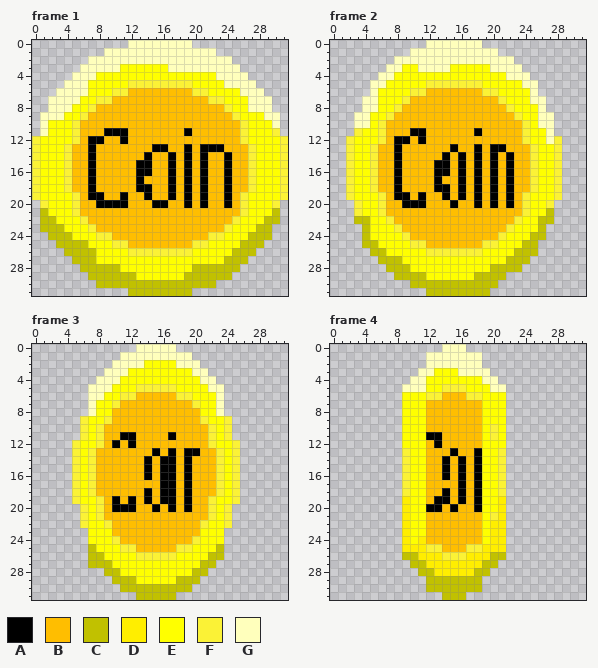
Pixel-art file, stored at Assets/Sprites/ase files/Coin.ase. The first picture shows the starting point.
32x32 pixels, 15 frames. Shown: frame 1, frame 2, frame 3, frame 4. The commit also changed other frames, which this record leaves out.
Palette (. is transparent): A #000000  B #ffbe00  C #c1c100  D #ffee00  E #ffff00  F #fbf236  G #ffffbc
Pixels before, frame 1, first column x 0:
 0 ............GGGGGGGG............
 1 .........GGGGGGGGGGGGGG.........
 2 .......GGGGGGGGGGGGGGGGGG.......
 3 ......GGGGGEEEEEEGGGGGGGGG......
 4 .....GGGEEEEEEEEEEEEEEEGGGG.....
 5 ....GGGEEEEEFFFFFFFFEEEEGGGG....
 6 ...GGGGEEEFFBBBBBBBBFFEEEEGGG...
 7 ..GGGGEEFFBBBBBBBBBBBBFFEEEGGG..
 8 ..GGGEEFBBBBBBBBBBBBBBBBFEEGGG..
 9 .GGGEEFBBBBBBBBBBBBBBBBBBFEEEGG.
10 .GEEEFBBBBBBBBBBBBBBBBBBBBFEEEG.
11 .GEEEFBBBAAABBBBBBBABBBBBBFEEEF.
12 FEEEEFBAABBABBBBBBBBBBBBBBFEEEEF
13 FEEEFBBABBBBBBBAABBABAAABBBFEEEF
14 FEEEFBBABBBBBBABBABABABBABBFEEEF
15 FEEEFBBABBBBBAABBABABABBABBFEEEF
16 FEEEFBBABBBBBAABBABABABBABBFEEEF
17 FEEEFBBABBBBBABBBABABABBABBFEEEF
18 FEEEFBBABBBBBAABBABABABBABBFEEEF
19 FEEEEFBAABBABBABBABABABBABFEEEEF
20 .FEEEFBBAAAABBBAABBABABBABFEEEF.
21 .CEEEFBBBBBBBBBBBBBBBBBBBBFEEEC.
22 .CCEEEFBBBBBBBBBBBBBBBBBBFEEECC.
23 .CCCEEEFBBBBBBBBBBBBBBBBFEEECC..
24 ..CCCEEEFFBBBBBBBBBBBBFFEEECCC..
25 ...CCCCEEEFFBBBBBBBBFFEEEECCC...
26 ....CCCCEEEEFFFFFFFFEEEEECCC....
27 .....CCCEEEEEEEEEEEEEEEECCC.....
28 ......CCCCCEEEEEEEEECCCCCC......
29 .......CCCCCCEEEEEECCCCCC.......
30 ........CCCCCCCCCCCCCCC.........
31 ............CCCCCCCC............
Pixels before, frame 2, first column x 2:
 0 ..........GGGGGGG..........
 1 ........GGGGGGGGGGG........
 2 ......GGGGGGGGGGGGGGG......
 3 .....GGEEGGGGEEEEEGGGG.....
 4 ....GGEEEEEEEEEEEEEEGGG....
 5 ...GGEEEEEFFFFFFFEEEEEGG...
 6 ...GEEEEFFBBBBBBBFFEEEEG...
 7 ..GGEEEFBBBBBBBBBBBFEEEGG..
 8 ..GGEEFBBBBBBBBBBBBBFEEEG..
 9 .GGEEFBBBBBBBBBBBBBBBFEEGG.
10 .GGEFBBBBBBBBBBBBBBBBBFEGG.
11 .FEEFBBBAABBBBBBABBBBBFEEG.
12 FEEEFBAABABBBBBBBBBBBBFEEGF
13 FEEFBBABBBBBBABBABAABBBFEEF
14 FEEFBBABBBBBABABABABABBFEEF
15 FEEFBBABBBBAABABABABABBFEEF
16 FEEFBBABBBBAABABABABABBFEEF
17 FEEFBBABBBBABBABABABABBFEEF
18 FEEFBBABBBBAABABABABABBFEEF
19 FEEEFBAABABBABABABABABFEEEF
20 .FEEFBBAAABBBABBABABABFEEF.
21 .FEEFBBBBBBBBBBBBBBBBBFEEC.
22 .CCEEFBBBBBBBBBBBBBBBFEECC.
23 ..CEEEFBBBBBBBBBBBBBFEEEC..
24 ..CEEEEFBBBBBBBBBBBFEEECC..
25 ..CCEEEEFFBBBBBBBFFEEECC...
26 ...CCEEEEEFFFFFFFEEEECCC...
27 ....CCCEEEEEEEEEEEEECCC....
28 .....CCCEEEEEEEEEECCCC.....
29 ......CCCCEEEEEECCCC.......
30 ........CCCCCCCCCCC........
31 ..........CCCCCCCC.........
Pixels before, frame 3, first column x 5:
 0 ........GGGGG........
 1 ......GGGGGGGGG......
 2 .....GGGGEEEEGGG.....
 3 ....GGGEEEEEEEEGG....
 4 ...GGGEEEEEEEEEEGG...
 5 ..GGGEEEFFFFFEEEEGG..
 6 ..GGEEFFBBBBBFFEEEG..
 7 ..GEEFBBBBBBBBBFEEG..
 8 ..GEEBBBBBBBBBBBEEG..
 9 .FEEFBBBBBBBBBBBFEEF.
10 .FEFBBBBBBBBBBBBBFEF.
11 .FEFBBAABBBBABBBBFEF.
12 FEEFBABABBBBBBBBBFEEF
13 FEFBBBBBBBABABAABBFEF
14 FEFBBBBBBABAABABBBFEF
15 FEFBBBBBBABAABABBBFEF
16 FEFBBBBBBABAABABBBFEF
17 FEFBBBBBBBBAABABBBFEF
18 FEFBBBBBBABAABABBBFEF
19 FEEFBABABABAABABBFEEF
20 .FEFBAAABBABABABBFEF.
21 .FEFBBBBBBBBBBBBBFEF.
22 .FEEFBBBBBBBBBBBFEEF.
23 ..EEEBBBBBBBBBBBEEE..
24 ..EEEFBBBBBBBBBFEEE..
25 ..CEEEFFBBBBBFFEEEC..
26 ..CCEEEEFFFFFEEEECC..
27 ..CCCEEEEEEEEEEECC...
28 ....CCEEEEEEEEECC....
29 .....CCCEEEEECCC.....
30 ......CCCCCCCCC......
31 ........CCCCC........
Pixels before, frame 4, first column x 9:
 0 .....GGG.....
 1 ...GGGGGGG...
 2 ...GGGGGGG...
 3 ..GGEEEGGGG..
 4 .GGEEEEEEEGG.
 5 GGGEEFFFEEEGG
 6 EEEFFBBBFFEEE
 7 EEEBBBBBBBEEE
 8 EEEBBBBBBBEEE
 9 EEEBBBBBBBEEE
10 EEEBBBBBBBEFE
11 EEEAABBBBBEFE
12 EEEBABBBBBEEE
13 FEEBBBABBAEEF
14 FEEBBABABAEEF
15 FEEBBABABAEEF
16 FEEBBABABAEEF
17 FEEBBBBABAEEF
18 FEEBBABABAEEF
19 DEEBAABABAEED
20 DEEAABABBAEED
21 DEEBBBBBBBEFD
22 DEEBBBBBBBEDD
23 DEEBBBBBBBEDD
24 DEDBBBBBBBEDD
25 DDDFFBBBFFDDD
26 CCDDDFFFDDDCC
27 .CCDDDDDDDCC.
28 ..CCDDDDDCC..
29 ...CCCCCCC...
30 ...CCCCCCC...
31 .....CCC.....
And afterwards:
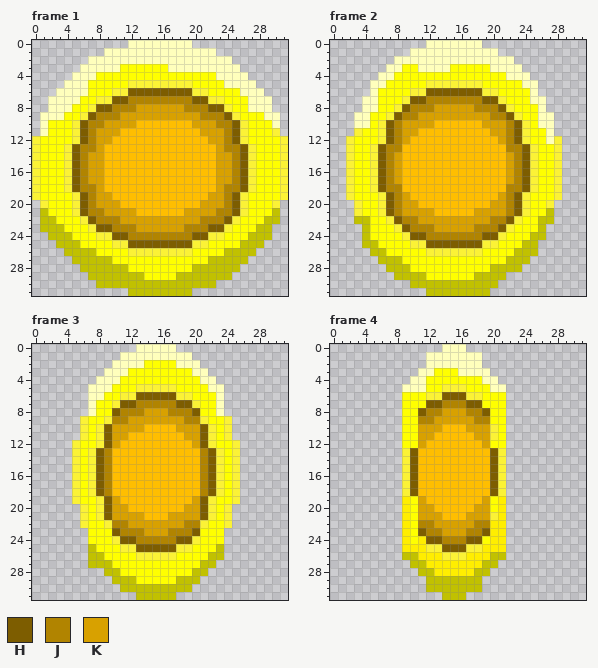
Colours new in this view: H #7d5d00  J #b18400  K #d8a100
The edit:
Changed rows in their new state; - is an unchanged pixel.
Frame 1:
first column x 5:
 6 -------HHHHHHHH-------
 7 -----HHJJJJJJJJHH-----
 8 ---HHJJJKKKKKKJJJHH---
 9 --HJJJKKKKKKKKKKJJJH--
10 -HJJKKKK-------KKKJJH-
11 -HJKKKB-------B-KKKJH-
12 -HJKK-B----------KKJH-
13 HJJK------BB--B-BBKJJH
14 HJKK-----B--B-B-B-KKJH
15 HJKK----BB--B-B-B-KKJH
16 HJKK----BB--B-B-B-KKJH
17 HJKK----B---B-B-B-KKJH
18 HJJK----BB--B-B-B-KJJH
19 -HJKK-B--B--B-B-BKKJH-
20 -HJKKKB---BB--B-KKKJH-
21 -HJJKKKK------KKKKJJH-
22 --HJJJKKKKKKKKKKJJJH--
23 ---HHJJJKKKKKKJJJHH---
24 -----HHJJJJJJJJHH-----
25 -E-----HHHHHHHH-------
26 -------------------C--
27 ---CC------------CC---
28 ------C---------------
29 --------C----C--------
Frame 2:
first column x 6:
 6 ------HHHHHHH------
 7 ----HHJJJJJJJHH----
 8 ---HJJJKKKKKJJJH---
 9 --HJJKKKKKKKKKJJH--
10 -HJKKKK------KKKJH-
11 -HJKKB------B-KKJH-
12 -HJK-B---------KJH-
13 HJJ------B--B-BBJJH
14 HJK-----B-B-B-B-KJH
15 HJK----BB-B-B-B-KJH
16 HJK----BB-B-B-B-KJH
17 HJK----B--B-B-B-KJH
18 HJJ----BB-B-B-B-JJH
19 -HJK-B--B-B-B-BKJH-
20 -HJKKB---B--B-KKJH-
21 -HJKKKK-----KKKKJH-
22 --HJJKKKKKKKKKJJH--
23 ---HJJJKKKKKJJJH---
24 ----HHJJJJJJJHH----
25 ------HHHHHHH------
Frame 3:
first column x 8:
 6 -----HHHHH-----
 7 ---HHJJJJJHH---
 8 --HJJJKKKJJJH--
 9 --JJKKKKKKKJJ--
10 -HKKKK----KKKH-
11 -HKKB----B-KKH-
12 -HK-B-------KH-
13 HJ-----B-B-BBJH
14 HJ----B-BB-B-JH
15 HJ----B-BB-B-JH
16 HJ----B-BB-B-JH
17 HJ------BB-B-JH
18 HJ----B-BB-B-JH
19 -HK-B-B-BB-BKH-
20 -HKKB--B-B-KKH-
21 -HKKKK---KKKKH-
22 --JJKKKKKKKJJ--
23 --HJJJKKKJJJH--
24 ---HHJJJJJHH---
25 -----HHHHH-----
Frame 4:
first column x 10:
 6 ----HHH----
 7 --HHJJJHH--
 8 -HJJKKKJJH-
 9 -JJKKKKKJJ-
10 -KKK---KKK-
11 -KKB----KK-
12 -K-B-----K-
13 HB---B--BBH
14 HB--B-B-BBH
15 HB--B-B-BBH
16 HB--B-B-BBH
17 HB----B-BBH
18 HB--B-B-BBH
19 -K-BB-B-BK-
20 -KKB-B--KK-
21 -KKK---KKK-
22 -JJKKKKKJJ-
23 -HJJKKKJJH-
24 --HHJJJHH--
25 ----HHH----
